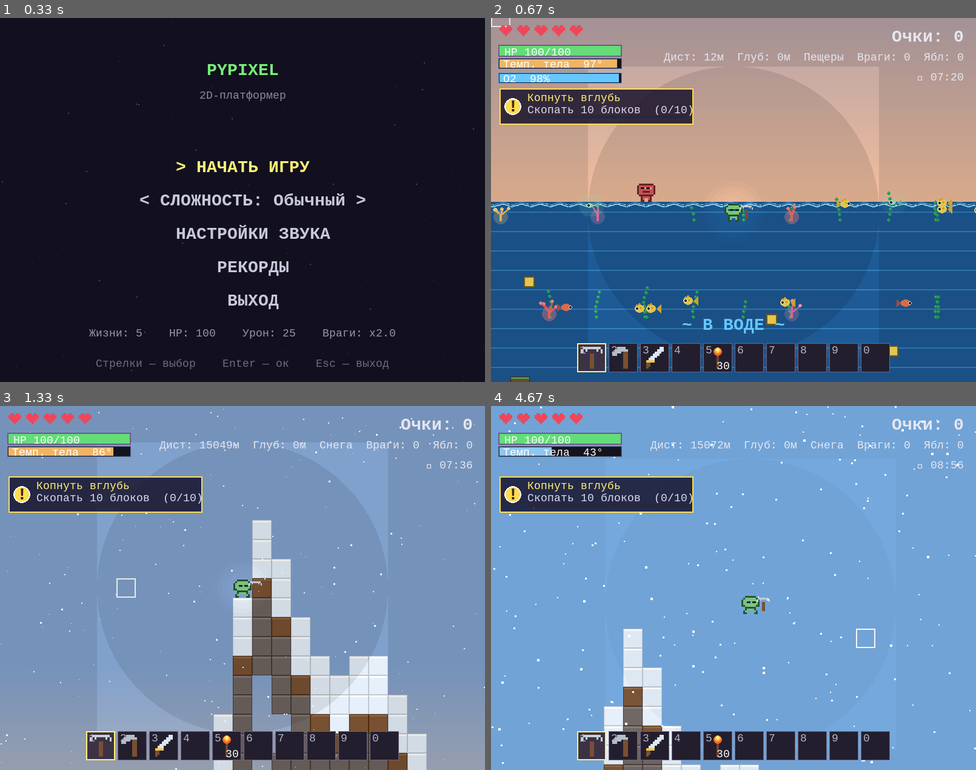
Above: before the commit, frames 1-4 (two rows, left to right).
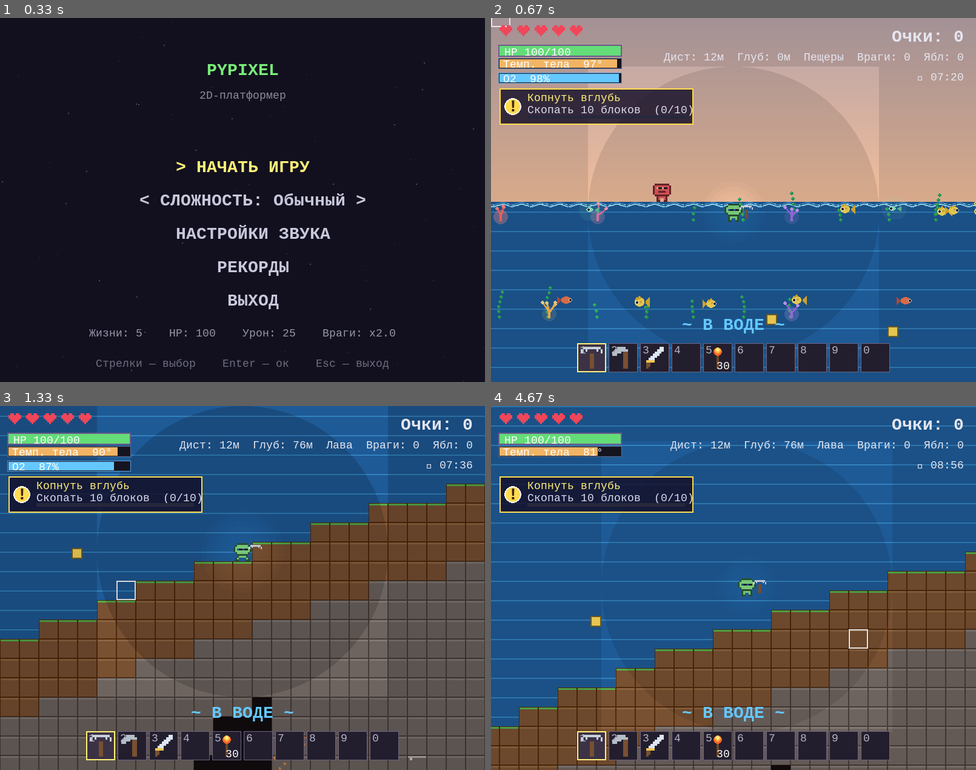
Above: after the commit, the same moments.

Repository: Folombas/PyGame2026
Game: pygame game, started from PyPixel/main.py
The game is run twice, just before and just after one commit, with the same random seed, the same clock (stepped at 60 frames per second) and the same inputs.
Inputs (mouse positions are in pixels of both pictures, inside the frame that each line leads up to):
- Up to frame 1 (0.33 s): no input
- Up to frame 2 (0.67 s): tap Enter at 0.33 s
- Up to frame 3 (1.33 s): hold T 0.67-1.13 s; hold Right 0.67-1.13 s; move the mouse to (397, 577) at 0.7 s; hold Right from 1.17 s (still down); move the mouse to (126, 591) at 1.2 s
- Up to frame 4 (4.67 s): release Right at 1.63 s; hold Up 1.67-1.97 s; move the mouse to (583, 533) at 1.7 s; tap G at 1.82, 3.22, 4.38 s; hold Right 2-2.47 s; move the mouse to (912, 715) at 2.03 s; hold Left 2.5-3.03 s; move the mouse to (607, 453) at 2.53 s; hold Down 3.07-3.37 s; move the mouse to (617, 515) at 3.1 s; hold Left 3.4-3.8 s; move the mouse to (738, 624) at 3.43 s; hold Up 3.83-4.2 s; move the mouse to (718, 526) at 3.87 s; hold Right from 4.23 s (still down); move the mouse to (859, 646) at 4.27 s

Frame 1 is identical in both runs. In frame 2, 2.1% of the frame differs, in the area x 0-100%, y 45-100%; in frame 3, 86%; in frame 4, 89%, in the area x 0-100%, y 0-100%.

Commit message:
Fix ocean/mountain conflict: mutually exclusive; correct teleport direction

Diff:
--- a/PyPixel/main.py
+++ b/PyPixel/main.py
@@ -550,15 +550,14 @@
                     L["scuba_used"] = 1
                 print(f"[SCUBA] {'включён' if L['player'].has_scuba else 'выключен'}")
             elif event.key == pygame.K_t and L["state"] == "playing":
-                # ищем ближайший глубокий океан
+                # ищем ближайший ГЛУБОКИЙ океан (поверхность НИЖЕ базовой)
                 px = L["player"].rect.centerx // TILE
                 best_tx = None
                 best_depth = 0
-                # ищем вправо-влево
                 for dist in range(0, 8000, 10):
                     for sign in (-1, 1):
                         tx = px + sign * dist
-                        d = SURFACE_TY - surface_ty(tx)
+                        d = surface_ty(tx) - SURFACE_TY   # ПОЛОЖИТЕЛЬНО = ниже = океан
                         if d > best_depth:
                             best_depth = d
                         if d >= 20:
@@ -572,7 +571,8 @@
                     L["player"].rect.y = (surface_ty(best_tx) + 3) * TILE
                     L["camera"].offset_x = target_px - WIDTH // 2
                     L["camera"].offset_y = L["player"].rect.centery - HEIGHT // 2
-                    print(f"[TP] Телепорт в океан: tx={best_tx}, depth={SURFACE_TY - surface_ty(best_tx)}")
+                    d = surface_ty(best_tx) - SURFACE_TY
+                    print(f"[TP] Телепорт в океан: tx={best_tx}, глубина={d} тайлов")
                 else:
                     print(f"[TP] Океан не найден. Максимальная глубина: {best_depth} тайлов")
             elif event.key == pygame.K_u and L["state"] == "playing":
--- a/PyPixel/world.py
+++ b/PyPixel/world.py
@@ -78,29 +78,31 @@
 
 def surface_ty(tx):
     """Y верхнего твёрдого тайла в колонке tx (в тайлах)."""
-    # Fractal — 4 октавы
+    # ОКЕАН — если тут океан, то только океан, без гор и холмов
+    ocean = ocean_depth_at(tx)
+    if ocean > 3:
+        return SURFACE_TY + ocean
+
+    # === ОБЫЧНЫЙ РЕЛЬЕФ ===
     base = SURFACE_TY
     base += int((_s1d(tx, 45, 1) - 0.5) * 4)
     base += int((_s1d(tx, 20, 2) - 0.5) * 3)
     base += int((_s1d(tx, 9, 3) - 0.5) * 2)
     base += int((_s1d(tx, 4, 4) - 0.5) * 1.5)
 
-    # ДОЛИНЫ — большие глубокие впадины (озёра)
+    # ДОЛИНЫ — небольшие впадины (озёра)
     v = _s1d(tx, 70, 20)
     if v < 0.55:
         t = (0.55 - v) / 0.55
-        base += int((t ** 1.0) * 22)
-
-    # ОКЕАНЫ — гигантские впадины (до 60 тайлов)
-    base += ocean_depth_at(tx)
-
-    # Рвы — узкие, глубокие
+        base += int((t ** 1.0) * 12)
+
+    # Рвы — узкие
     v2 = _s1d(tx, 25, 21)
     if v2 > 0.85:
         t = (v2 - 0.85) / 0.15
-        base += int((t ** 1.5) * 6)
-
-    # Горные хребты — узкие высокие
+        base += int((t ** 1.5) * 5)
+
+    # Горные хребты
     r1 = _ridge(tx, 22, 10)
     r2 = _ridge(tx, 11, 11)
     peak = r1 * 0.7 + r2 * 0.3
